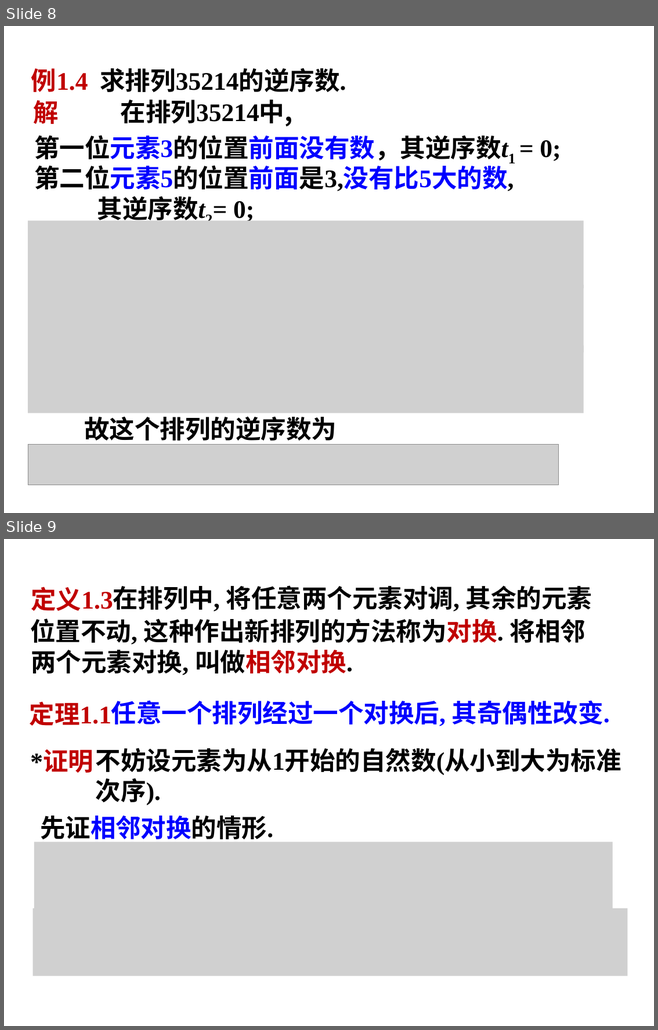
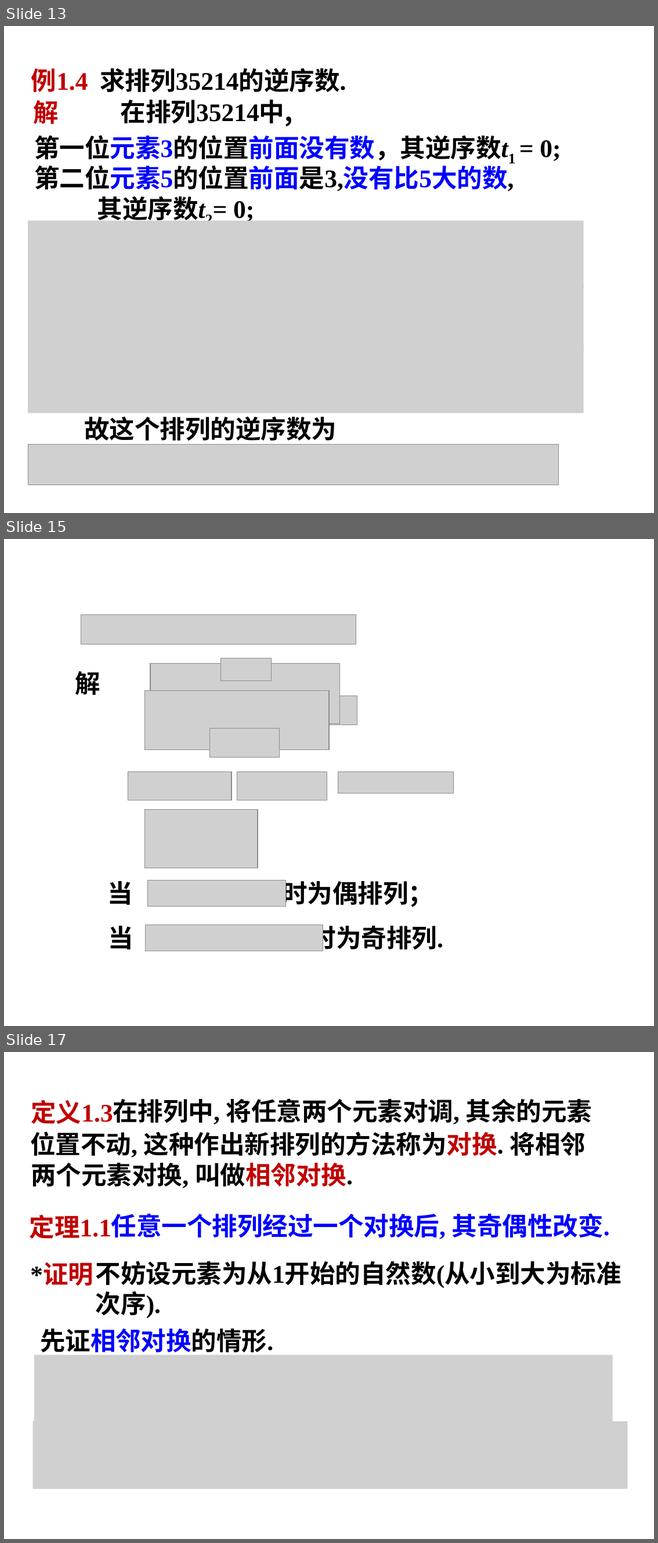
Before and after one commit to zeemeil/zeemeil.github.io, a slide deck: files/2025_2_LM/1005_0102.pptx. Shown one above the other, each under a label of ours: slides 8 and 9 before the commit, slides 13, 15 and 17 after it; the slides between them are not shown. The pictures are 658x1030 and 658x1543 pixels, drawn with LibreOffice and Linux fonts; fonts in the diff are those of the drawing; grey boxes stand for pictures; background and template pictures are left out. Boxes give left, top, right and bottom in pixels: in the first picture for what was removed or moved away, otherwise in the second. Text is boxed around its words. In the diff, an @@ line names an element or a change of style, - is before the commit and + after.

```diff
--- a/files/2025_2_LM/1005_0102.pptx
+++ b/files/2025_2_LM/1005_0102.pptx
@@ slide 15 added at bbox=[4, 539, 654, 1026], background picture (left out) @@
@@ picture added at bbox=[81, 615, 356, 645] @@
@@ picture added at bbox=[220, 658, 271, 681] @@
@@ text added at bbox=[75, 671, 101, 695], 28 pt, text #000000, bold @@
+解
@@ picture added at bbox=[150, 664, 340, 724] @@
@@ picture added at bbox=[145, 690, 329, 750] @@
@@ picture added at bbox=[145, 696, 357, 725] @@
@@ picture added at bbox=[210, 729, 280, 757] @@
@@ picture added at bbox=[128, 772, 231, 800] @@
@@ picture added at bbox=[237, 772, 327, 800] @@
@@ picture added at bbox=[338, 772, 453, 794] @@
@@ picture added at bbox=[145, 810, 258, 868] @@
@@ text added at bbox=[108, 880, 433, 907], 28 pt, text #000000, bold @@
+当 时为偶排列；
@@ picture added at bbox=[148, 881, 285, 907] @@
@@ text added at bbox=[108, 925, 443, 951], 28 pt, text #000000, bold @@
+当 时为奇排列.
@@ picture added at bbox=[145, 925, 323, 951] @@
@@ what was slide 8 is now slide 13 @@
@@ what was slide 9 is now slide 17 @@
```
Also in this commit, not shown: 18 other slides added, 2 slides removed, 2 other files.
